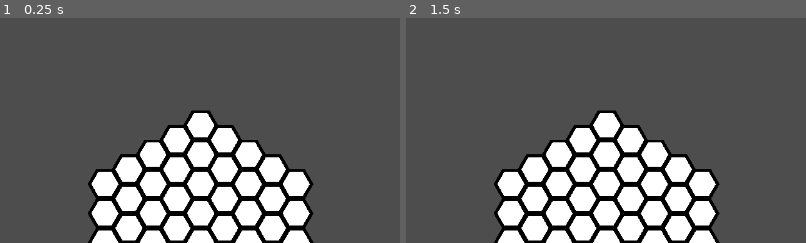
Above: before the commit, frames 1-2 (left to right).
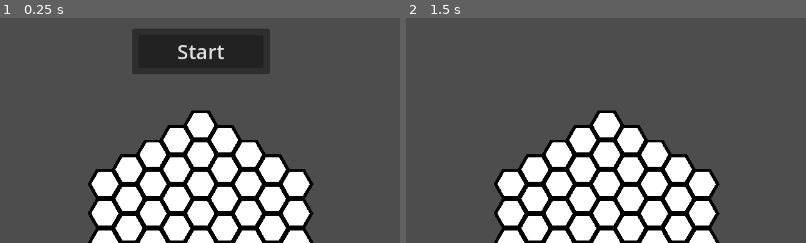
Above: after the commit, the same moments.

Repository: KieranGliver/SpacePowerDefenseGame
Game: Godot game, scene res://Scenes/GameScenes/main.tscn
The game is run twice, just before and just after one commit, with the same random seed, the same clock (stepped at 60 frames per second) and the same inputs.
Inputs (mouse positions are % of the whole screen's width and height, from its top left):
- Up to frame 1 (0.25 s): no input
- Up to frame 2 (1.5 s): click (50, 7) at 0.5 s, where only the run after the commit has a clickable "Start"; click (19, 90) at 1.25 s
The pictures show only the part of the screen within x 25-75%, y 0-50%; the shares and areas given below are measured in that part.

The runs differ from the first frame. In frame 1, 6.8% of the frame differs, in the area x 33-68%, y 4-25%; in frame 2, nothing differs.

Commit message:
Added wave start button

Diff:
--- a/Scenes/Enemy/wave_spawner.tscn
+++ b/Scenes/Enemy/wave_spawner.tscn
@@ -6,6 +6,5 @@
 script = ExtResource("1_nk08h")
 
 [node name="Timer" type="Timer" parent="."]
-autostart = true
 
 [connection signal="timeout" from="Timer" to="." method="_on_timer_timeout"]
--- a/Scenes/GameScenes/main.tscn
+++ b/Scenes/GameScenes/main.tscn
@@ -1,21 +1,12 @@
-[gd_scene load_steps=10 format=3 uid="uid://0v2s4ifhgy8h"]
+[gd_scene load_steps=8 format=3 uid="uid://0v2s4ifhgy8h"]
 
 [ext_resource type="PackedScene" uid="uid://cved15jmsk7ep" path="res://Scenes/UI/hex_tile_map.tscn" id="1_23a8a"]
 [ext_resource type="Script" path="res://Scripts/Managers/game_manager.gd" id="1_88mrd"]
 [ext_resource type="PackedScene" uid="uid://c4qar084b8sbt" path="res://Scenes/UI/Overlay/HexMenu.tscn" id="2_yfjim"]
 [ext_resource type="PackedScene" uid="uid://bovrdbn26tthk" path="res://Scenes/Enemy/wave_spawner.tscn" id="3_jtl8h"]
-[ext_resource type="PackedScene" uid="uid://cj1d8rkihmwgw" path="res://Scenes/Enemy/enemy.tscn" id="4_4e1xk"]
-[ext_resource type="Script" path="res://Scripts/Enemy/wave_info.gd" id="5_v1hpw"]
+[ext_resource type="PackedScene" uid="uid://b4kpjs0vvecns" path="res://Scenes/UI/Overlay/start_button.tscn" id="3_u8lrq"]
 [ext_resource type="Script" path="res://Scripts/Managers/Camera_manager.gd" id="6_5fofq"]
 [ext_resource type="PackedScene" uid="uid://6c1t8nkvmvi0" path="res://Scenes/UI/Overlay/curreny_label.tscn" id="8_vyvfu"]
-
-[sub_resource type="Resource" id="Resource_s7ns0"]
-script = ExtResource("5_v1hpw")
-time_start = 0
-time_end = 60
-enemy = ExtResource("4_4e1xk")
-enemy_num = 10
-enemy_spawn_delay = 3
 
 [node name="Main" type="Node"]
 
@@ -42,6 +33,10 @@
 offset_right = 222.0
 grow_horizontal = 1
 
+[node name="StartButton" parent="CanvasLayer/UI" instance=ExtResource("3_u8lrq")]
+layout_mode = 1
+offset_bottom = 90.0
+
 [node name="GM" type="Node2D" parent="." groups=["game_manager"]]
 script = ExtResource("1_88mrd")
 
@@ -52,7 +47,7 @@
 
 [node name="WaveSpawner" parent="GM" instance=ExtResource("3_jtl8h")]
 scale = Vector2(0.5, 0.5)
-spawns = Array[ExtResource("5_v1hpw")]([SubResource("Resource_s7ns0")])
+spawns = Array[Resource("res://Scripts/Enemy/wave_info.gd")]([])
 
 [node name="Camera2D" type="Camera2D" parent="GM"]
 scale = Vector2(0.5, 0.5)
@@ -63,3 +58,7 @@
 script = ExtResource("6_5fofq")
 
 [connection signal="button_pressed" from="CanvasLayer/UI/HexMenu" to="GM" method="_on_hex_menu_button_pressed"]
+[connection signal="pressed" from="CanvasLayer/UI/StartButton/MarginContainer/Button" to="GM" method="_on_start_button_pressed"]
+[connection signal="wave_done" from="GM/WaveSpawner" to="GM" method="_on_wave_spawner_wave_done"]
+
+[editable path="CanvasLayer/UI/StartButton"]
--- /dev/null
+++ b/Scenes/UI/Overlay/start_button.tscn
@@ -0,0 +1,24 @@
+[gd_scene format=3 uid="uid://b4kpjs0vvecns"]
+
+[node name="StartButton" type="PanelContainer"]
+anchors_preset = 5
+anchor_left = 0.5
+anchor_right = 0.5
+offset_left = -110.0
+offset_top = 17.0
+offset_right = 110.0
+offset_bottom = 87.0
+grow_horizontal = 2
+
+[node name="MarginContainer" type="MarginContainer" parent="."]
+layout_mode = 2
+theme_override_constants/margin_left = 10
+theme_override_constants/margin_top = 10
+theme_override_constants/margin_right = 10
+theme_override_constants/margin_bottom = 10
+
+[node name="Button" type="Button" parent="MarginContainer"]
+custom_minimum_size = Vector2(200, 50)
+layout_mode = 2
+theme_override_font_sizes/font_size = 32
+text = "Start"
--- a/Scripts/Enemy/wave_spawner.gd
+++ b/Scripts/Enemy/wave_spawner.gd
@@ -2,7 +2,34 @@
 
 @export var spawns: Array[Wave_Info] = []
 
+@onready var timer = $Timer
+
 var time = 0
+var time_end = 0
+
+signal wave_done()
+
+func start_wave(level: int):
+	spawns = []
+	time = 0
+	time_end = 0
+
+	var wave_data_array = Data.wave_data[level]
+
+	for wave_data in wave_data_array:
+		var wave_info = Wave_Info.new()
+		wave_info.time_start = wave_data["time_start"]
+		wave_info.time_end = wave_data["time_end"]
+
+		if wave_info.time_end > time_end:
+			time_end = wave_info.time_end
+
+		wave_info.enemy = wave_data["enemy"]
+		wave_info.enemy_num = wave_data["enemy_num"]
+		wave_info.enemy_spawn_delay = wave_data["enemy_spawn_delay"]
+		spawns.append(wave_info)
+
+	timer.start()
 
 func _on_timer_timeout():
 	time += 1
@@ -21,6 +48,9 @@
 					enemy_spawn.global_position = get_random_position()
 					add_child(enemy_spawn)
 					counter += 1
+	if time >= time_end:
+		timer.stop()
+		emit_signal("wave_done")
 
 
 func get_random_position():
--- a/Scripts/Managers/game_manager.gd
+++ b/Scripts/Managers/game_manager.gd
@@ -5,6 +5,8 @@
 @onready var camera : Camera2D = $Camera2D # The game's main camera
 @onready var canvas_layer: CanvasLayer = $"../CanvasLayer" # Layer for UI and overlays
 @onready var currency_label = $"../CanvasLayer/UI/CurrenyLabel" # UI label displaying current currency
+@onready var wave_spawner = $WaveSpawner
+@onready var start_button = $"../CanvasLayer/UI/StartButton"
 
 # Preloaded prefabs for various objects
 const HEX_ICON_PREFAB = preload("res://Scenes/UI/hex_icon.tscn")
@@ -15,6 +17,7 @@
 
 # Variables for game state
 var currency : int = 0 # Player's available currency
+var level : int = 0
 var power_systems = [] # Tracks connected power systems
 var hex_icon : Node # Temporary icon for hex placement
 var placement_state : bool = false # Whether a hex is being placed
@@ -99,6 +102,7 @@
 			building_instant.tag = "battery"
 		Data.hex_ids.GENERATOR:
 			building_instant.charge_rate = 10.0
+			building_instant.max_charge = 50.0
 			building_instant.tag = "generator"
 		Data.hex_ids.MANUAL:
 			var manual_instant = MANUAL_PREFAB.instantiate()
@@ -206,3 +210,13 @@
 		if system.has(building):
 			return system
 	return []
+
+
+func _on_start_button_pressed():
+	start_button.visible = false
+	wave_spawner.start_wave(level)
+
+
+func _on_wave_spawner_wave_done():
+	start_button.visible = true
+	#level += 1
--- a/Scripts/Utility/data.gd
+++ b/Scripts/Utility/data.gd
@@ -6,6 +6,8 @@
 
 const TILE_MAP_LAYER = 0
 const TILE_MAP_ATLAS_ID = 0
+
+const BASIC_ENEMY = preload("res://Scenes/Enemy/enemy.tscn")
 
 var weapon_stats = {
 	"minigun": {
@@ -36,3 +38,15 @@
 		"attack_duration": 10.0,
 	}
 }
+
+var wave_data = [
+	[
+		{
+			"time_start": 0,
+			"time_end": 10,
+			"enemy": BASIC_ENEMY,
+			"enemy_num": 3,
+			"enemy_spawn_delay": 3
+		}
+	]
+]
